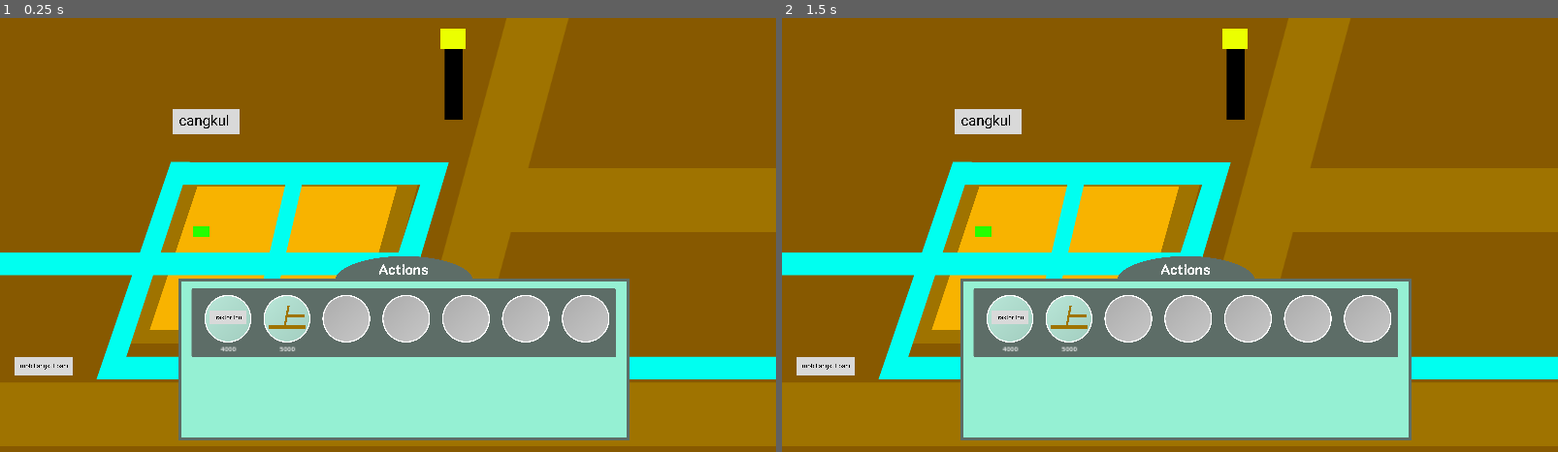
Above: before the commit, frames 1-2 (left to right).
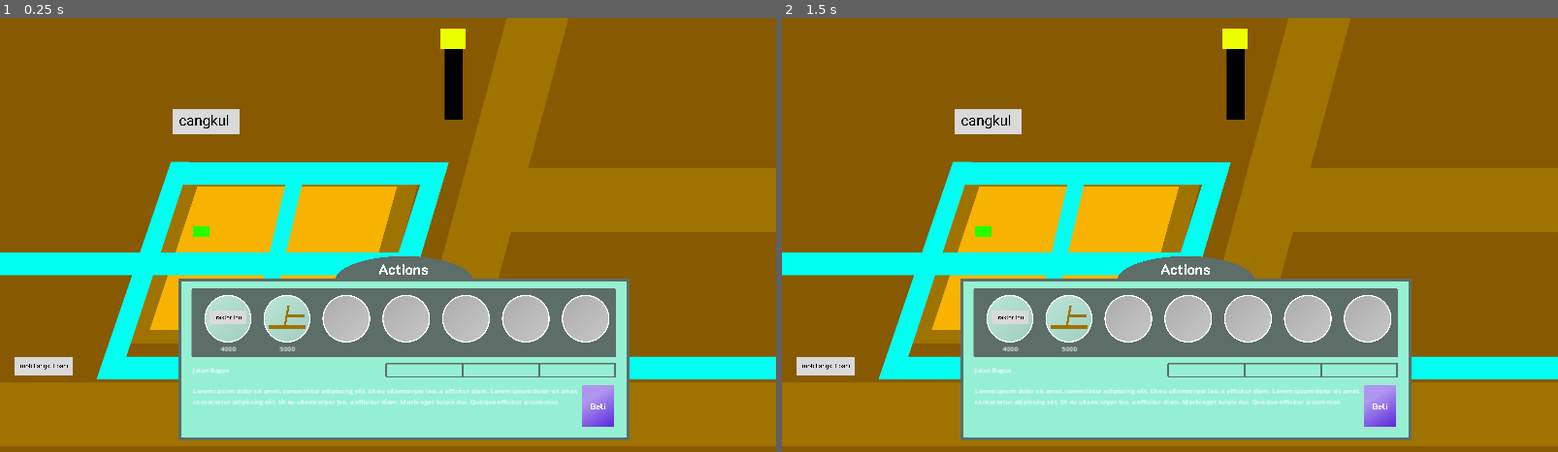
Above: after the commit, the same moments.

Repository: Endour-Company/Project_5
Game: Godot game, scene res://Game/game.tscn
Two runs of this game, one before a commit and one after it. Both use one fixed random seed, a clock stepped at 60 frames per second and the inputs below.
Inputs (mouse positions are in pixels of both pictures, inside the frame that each line leads up to):
- Up to frame 1 (0.25 s): no input
- Up to frame 2 (1.5 s): click (1379, 404) at 0.52 s; click (1379, 404) at 1.27 s

The runs differ from the first frame. In frame 1, 1.2% of the frame differs, in the area x 24-80%, y 79-95%; in frame 2, 1.3%.

Commit message:
mekanisme level comming soon

Diff:
--- a/Global/Game_UI/Action_bar/Item/Item.gd
+++ b/Global/Game_UI/Action_bar/Item/Item.gd
@@ -25,8 +25,10 @@
 			print("Item clicked")
 
 
+
 func _on_mouse_entered():
 	print("hover")
+	print(itemName)
 
 
 func _on_mouse_exited():
--- a/Global/Game_UI/Action_bar/Item_container.gd
+++ b/Global/Game_UI/Action_bar/Item_container.gd
@@ -22,7 +22,7 @@
 
 		var panelFill = itemPanelFill.instantiate()
 		add_child(panelFill)
-		panelFill.init_item_panel(myItem["img"], myItem["upgrade_price"])
+		panelFill.init_item_panel(myItem["img"], myItem["upgrade_price"],item["name"])
 
 		itemRemaining-=1
 
--- a/Global/Game_UI/Action_bar/Item_panel/Item_panel_fill.gd
+++ b/Global/Game_UI/Action_bar/Item_panel/Item_panel_fill.gd
@@ -13,8 +13,9 @@
 	pass
 
 
-func init_item_panel(itemPath : String, price : int):
+func init_item_panel(itemPath : String, price : int, itemName : String):
 	var myItem = item.instantiate()
 	myItem.image = load(itemPath)
 	myItem.price = price
+	myItem.itemName = itemName
 	add_child(myItem)
--- a/Global/Game_UI/Action_bar/action_bar.tscn
+++ b/Global/Game_UI/Action_bar/action_bar.tscn
@@ -1,12 +1,25 @@
-[gd_scene load_steps=5 format=3 uid="uid://6wgjm6tla017"]
+[gd_scene load_steps=10 format=3 uid="uid://6wgjm6tla017"]
 
 [ext_resource type="Texture2D" uid="uid://dpn7mh6fvy5oq" path="res://Global/Game_UI/Action_bar/Assets/Actions.png" id="1_2lrml"]
 [ext_resource type="Script" path="res://Global/Game_UI/Action_bar/action_bar.gd" id="1_14npq"]
 [ext_resource type="Script" path="res://Global/Game_UI/Action_bar/Item_container.gd" id="3_rm0i6"]
+[ext_resource type="Texture2D" uid="uid://co4warrr6j24" path="res://Global/Game_UI/Action_bar/Assets/Level_bar_border.png" id="4_u8ma7"]
+[ext_resource type="Texture2D" uid="uid://oncu8txmpcl6" path="res://Global/Game_UI/Action_bar/Assets/Buy.png" id="5_0iypt"]
 
 [sub_resource type="Theme" id="Theme_l7g4g"]
 GridContainer/constants/h_separation = 30
 GridContainer/constants/v_separation = 100
+
+[sub_resource type="Theme" id="Theme_xjmjx"]
+VBoxContainer/constants/separation = 15
+
+[sub_resource type="Theme" id="Theme_jd0ee"]
+HBoxContainer/constants/separation = -3
+
+[sub_resource type="Theme" id="Theme_2oode"]
+Button/constants/h_separation = 0
+Button/constants/icon_max_width = 80
+Button/constants/outline_size = 0
 
 [node name="Action_bar" type="Control"]
 layout_mode = 3
@@ -37,3 +50,52 @@
 offset_top = 264.0
 offset_right = 1083.0
 offset_bottom = 414.0
+theme = SubResource("Theme_xjmjx")
+
+[node name="HBoxContainer" type="HBoxContainer" parent="Item_description_container"]
+layout_mode = 2
+
+[node name="Label" type="Label" parent="Item_description_container/HBoxContainer"]
+layout_mode = 2
+size_flags_horizontal = 3
+text = "Jalan Bagus"
+
+[node name="HBoxContainer" type="HBoxContainer" parent="Item_description_container/HBoxContainer"]
+layout_mode = 2
+theme = SubResource("Theme_jd0ee")
+
+[node name="TextureRect" type="TextureRect" parent="Item_description_container/HBoxContainer/HBoxContainer"]
+custom_minimum_size = Vector2(192, 37)
+layout_mode = 2
+texture = ExtResource("4_u8ma7")
+expand_mode = 1
+
+[node name="TextureRect2" type="TextureRect" parent="Item_description_container/HBoxContainer/HBoxContainer"]
+custom_minimum_size = Vector2(192, 37)
+layout_mode = 2
+texture = ExtResource("4_u8ma7")
+expand_mode = 1
+
+[node name="TextureRect3" type="TextureRect" parent="Item_description_container/HBoxContainer/HBoxContainer"]
+custom_minimum_size = Vector2(192, 37)
+layout_mode = 2
+texture = ExtResource("4_u8ma7")
+expand_mode = 1
+
+[node name="HBoxContainer2" type="HBoxContainer" parent="Item_description_container"]
+custom_minimum_size = Vector2(1047, 0)
+layout_mode = 2
+
+[node name="Label" type="Label" parent="Item_description_container/HBoxContainer2"]
+custom_minimum_size = Vector2(900, 100)
+layout_mode = 2
+size_flags_horizontal = 3
+text = "Lorem ipsum dolor sit amet, consectetur adipiscing elit. Ut eu ullamcorper leo, a efficitur diam. Lorem ipsum dolor sit amet, consectetur adipiscing elit. Ut eu ullamcorper leo, a efficitur diam. Morbi eget turpis dui. Quisque efficitur ipsum mas"
+autowrap_mode = 1
+clip_text = true
+
+[node name="Button" type="Button" parent="Item_description_container/HBoxContainer2"]
+layout_mode = 2
+theme = SubResource("Theme_2oode")
+icon = ExtResource("5_0iypt")
+flat = true
--- a/Global/Scripts/GlobalActionBar.gd
+++ b/Global/Scripts/GlobalActionBar.gd
@@ -2,6 +2,8 @@
 
 
 # Called when the node enters the scene tree for the first time.
+
+var CURRENT_SELECTED_ITEM = null
 func _ready():
 	pass # Replace with function body.
 
Binary file changed: Global/Game_UI/Action_bar/Assets/Buy.png
Not shown, changed: Global/Game_UI/Action_bar/Assets/Buy.png.import
